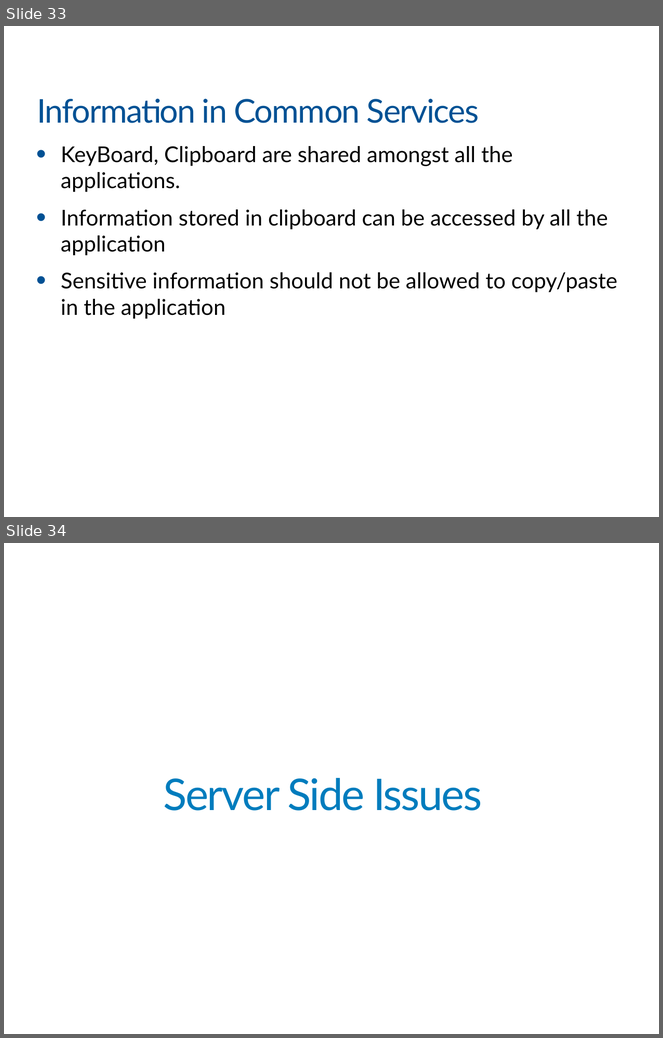
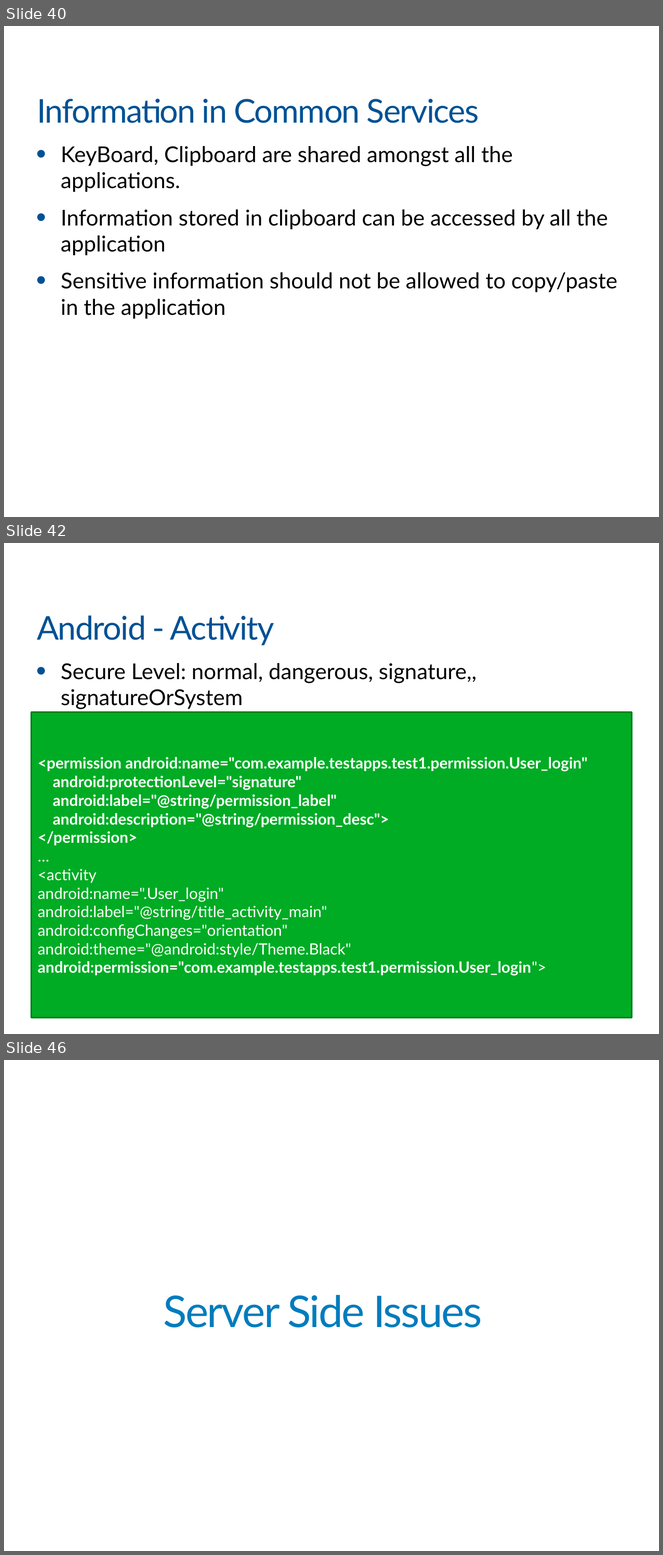
Before and after one commit to khanhnnvn/Mine, a slide deck: xmind/Slide For VIB/VIB_Part5b.pptx. Shown one above the other, each under a label of ours: slides 33 and 34 before the commit, slides 40, 42 and 46 after it; the slides between them are not shown. The pictures are 663x1038 and 663x1555 pixels, drawn with LibreOffice and Linux fonts; fonts in the diff are those of the drawing; background and template pictures are left out. Boxes give left, top, right and bottom in pixels: in the first picture for what was removed or moved away, otherwise in the second. Text is boxed around its words. In the diff, an @@ line names an element or a change of style, - is before the commit and + after.

```diff
--- a/xmind/Slide For VIB/VIB_Part5b.pptx
+++ b/xmind/Slide For VIB/VIB_Part5b.pptx
@@ slide 42 added at (4, 543, 659, 1034), background #FFFFFF @@
@@ title added at (37, 615, 274, 645), 36 pt, text #005194 @@
+Android - Activity
@@ text added at (61, 663, 477, 709), 24 pt, text #000000 @@
+• Secure Level: normal, dangerous, signature,, signatureOrSystem
@@ rectangle added at (32, 712, 632, 1018), fill #00AC24, outline #007F1B 2 pt, 17 pt, text #FFFFFF, bold @@
+<permission android:name="com.example.testapps.test1.permission.User_login"
+android:protectionLevel="signature"
+android:label="@string/permission_label"
+android:description="@string/permission_desc">
+</permission>
+…
+<activity
+android:name=".User_login"
+android:label="@string/title_activity_main"
+android:configChanges="orientation"
+android:theme="@android:style/Theme.Black"
+android:permission="com.example.testapps.test1.permission.User_login">
@@ what was slide 33 is now slide 40 @@
@@ what was slide 34 is now slide 46 @@
```
Also in this commit, not shown: 2 slides changed, 24 other slides added, 2 other files.
